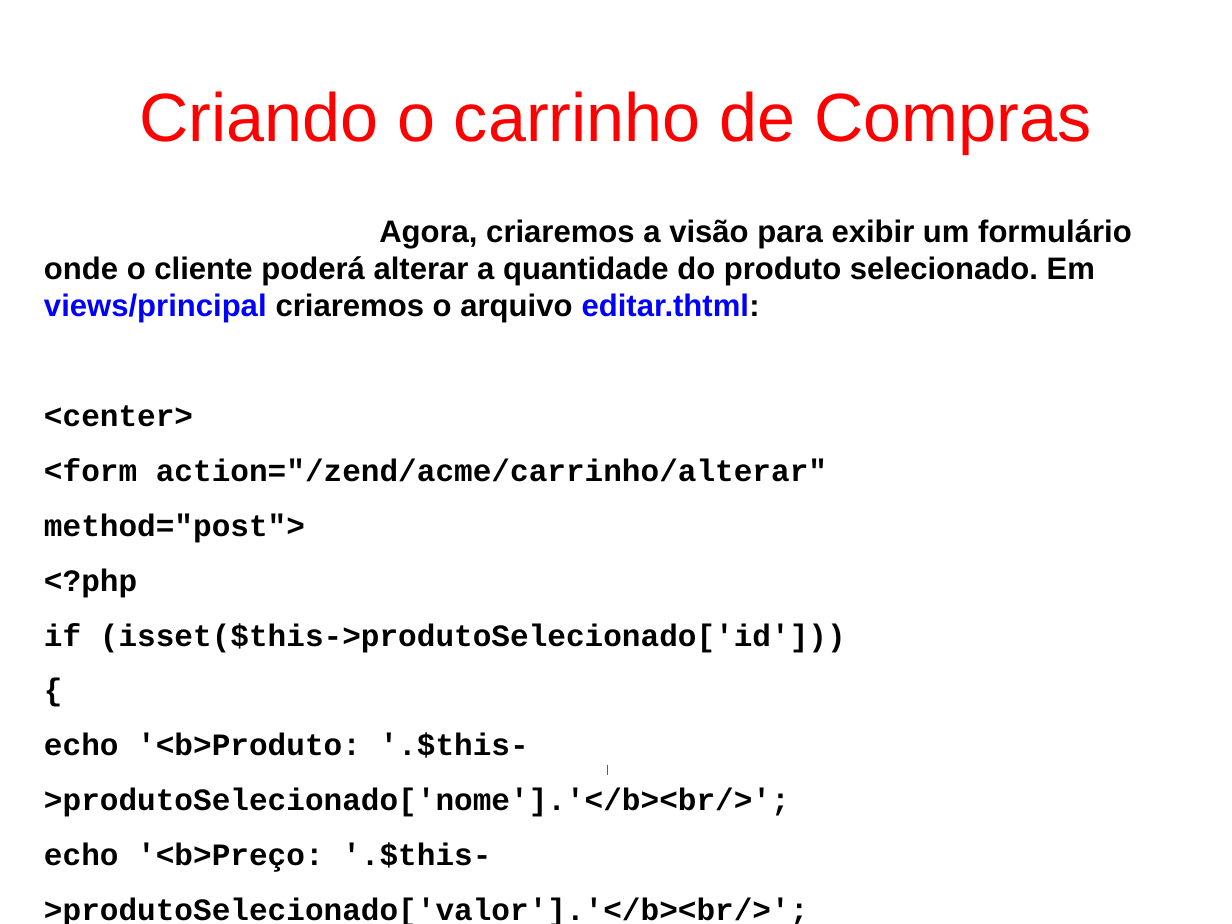
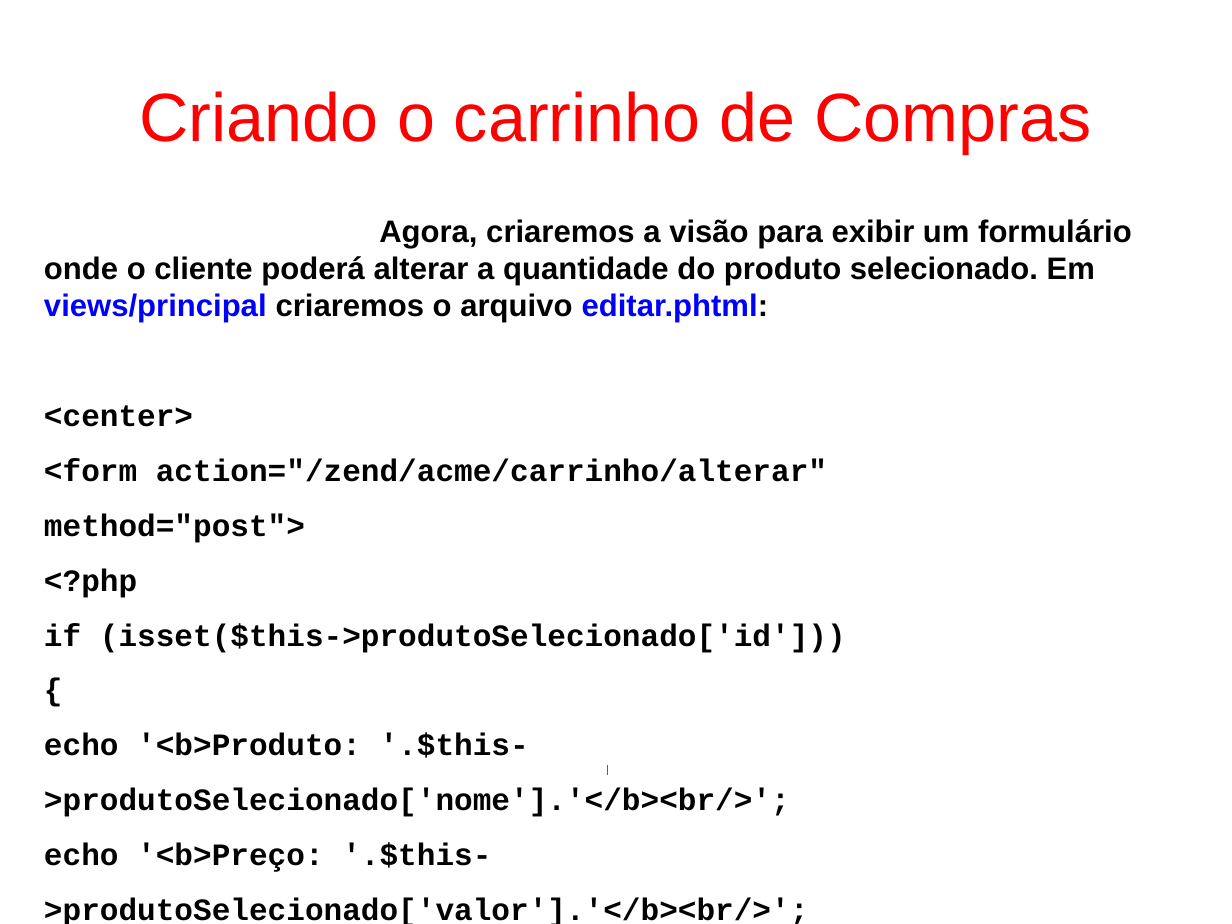
Before and after one commit to fgsl/lojasacme, a slide deck: slide 95 of docs/tutorial.odp. Drawn at 1232x924 pixels with LibreOffice and Linux fonts; fonts in the diff are those of the drawing. Boxes give left, top, right and bottom in pixels: in the first picture for what was removed or moved away, otherwise in the second. Text is boxed around its words. In the diff, an @@ line names an element or a change of style, - is before the commit and + after.

```diff
--- a/docs/tutorial.odp
+++ b/docs/tutorial.odp
@@ text at [44,219,1132,323]: text changed @@
-Agora, criaremos a visão para exibir um formulário onde o cliente poderá alterar a quantidade do produto selecionado. Em views/principal criaremos o arquivo editar.thtml:
+Agora, criaremos a visão para exibir um formulário onde o cliente poderá alterar a quantidade do produto selecionado. Em views/principal criaremos o arquivo editar.phtml:
```
Also in this commit, not shown: 24 other slides changed, 2 slides added, 7 slides removed, 5 other files.
